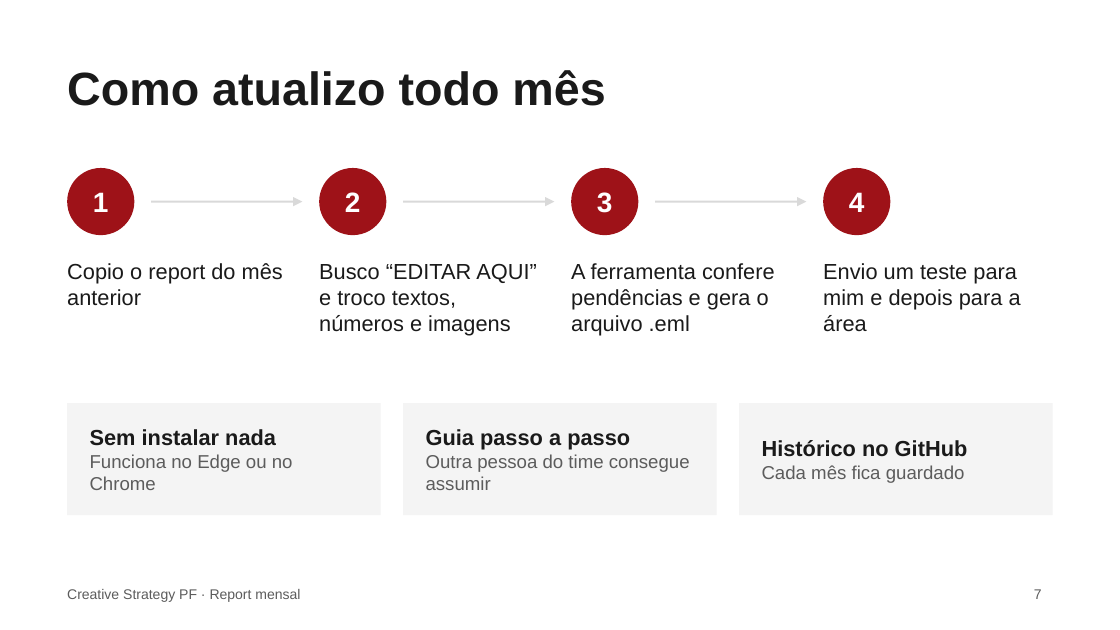
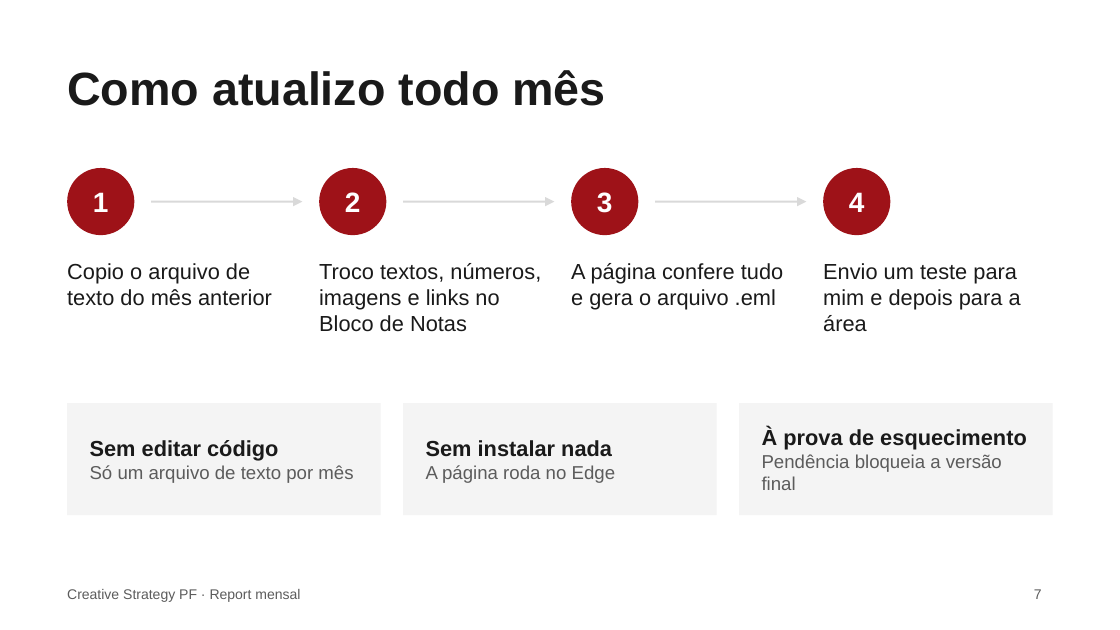
Before and after one commit to fabrizzioriccelli/report_mensal_st, a slide deck: slide 7 of docs/apresentacao-report-mensal.pptx. Drawn at 1120x630 pixels with LibreOffice and Linux fonts; fonts in the diff are those of the drawing. Boxes give left, top, right and bottom in pixels: in the first picture for what was removed or moved away, otherwise in the second. Text is boxed around its words. In the diff, an @@ line names an element or a change of style, - is before the commit and + after.

```diff
--- a/docs/apresentacao-report-mensal.pptx
+++ b/docs/apresentacao-report-mensal.pptx
@@ text at bbox=[67, 263, 272, 306]: text changed @@
-Copio o report do mês anterior
+Copio o arquivo de texto do mês anterior
@@ text at bbox=[319, 263, 541, 332]: text changed @@
-Busco “EDITAR AQUI” e troco textos, números e imagens
+Troco textos, números, imagens e links no Bloco de Notas
@@ text at bbox=[571, 263, 783, 310]: text changed @@
-A ferramenta confere pendências e gera o arquivo .eml
+A página confere tudo e gera o arquivo .eml
@@ text at bbox=[90, 440, 353, 483]: text changed @@
-Sem instalar nada
-Funciona no Edge ou no Chrome
+Sem editar código
+Só um arquivo de texto por mês
@@ text at bbox=[426, 440, 616, 483]: text changed @@
-Guia passo a passo
-Outra pessoa do time consegue assumir
+Sem instalar nada
+A página roda no Edge
@@ text at bbox=[762, 428, 1027, 490]: text changed @@
-Histórico no GitHub
-Cada mês fica guardado
+À prova de esquecimento
+Pendência bloqueia a versão final
```
Also in this commit, not shown: 2 other slides changed, 29 other files.
